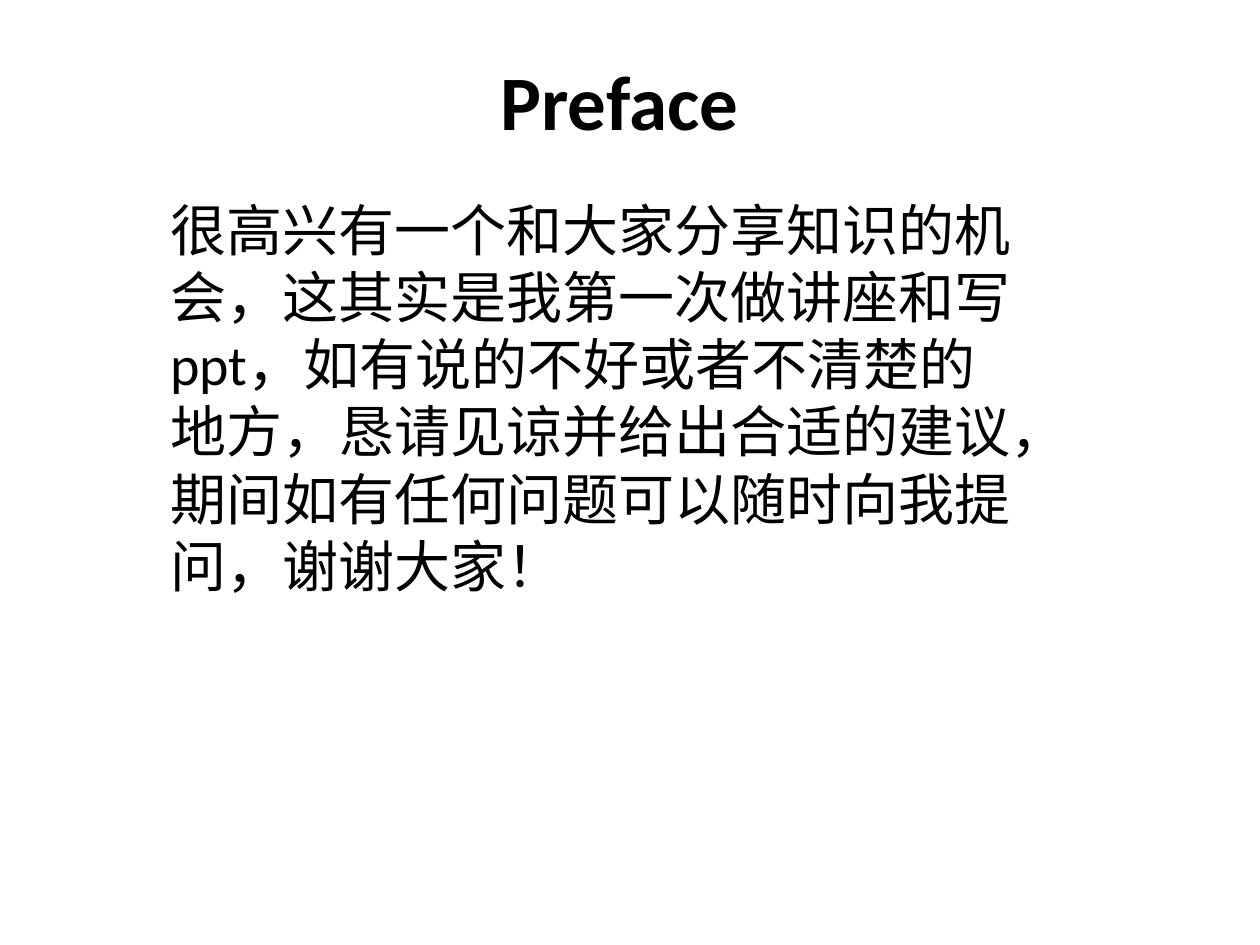
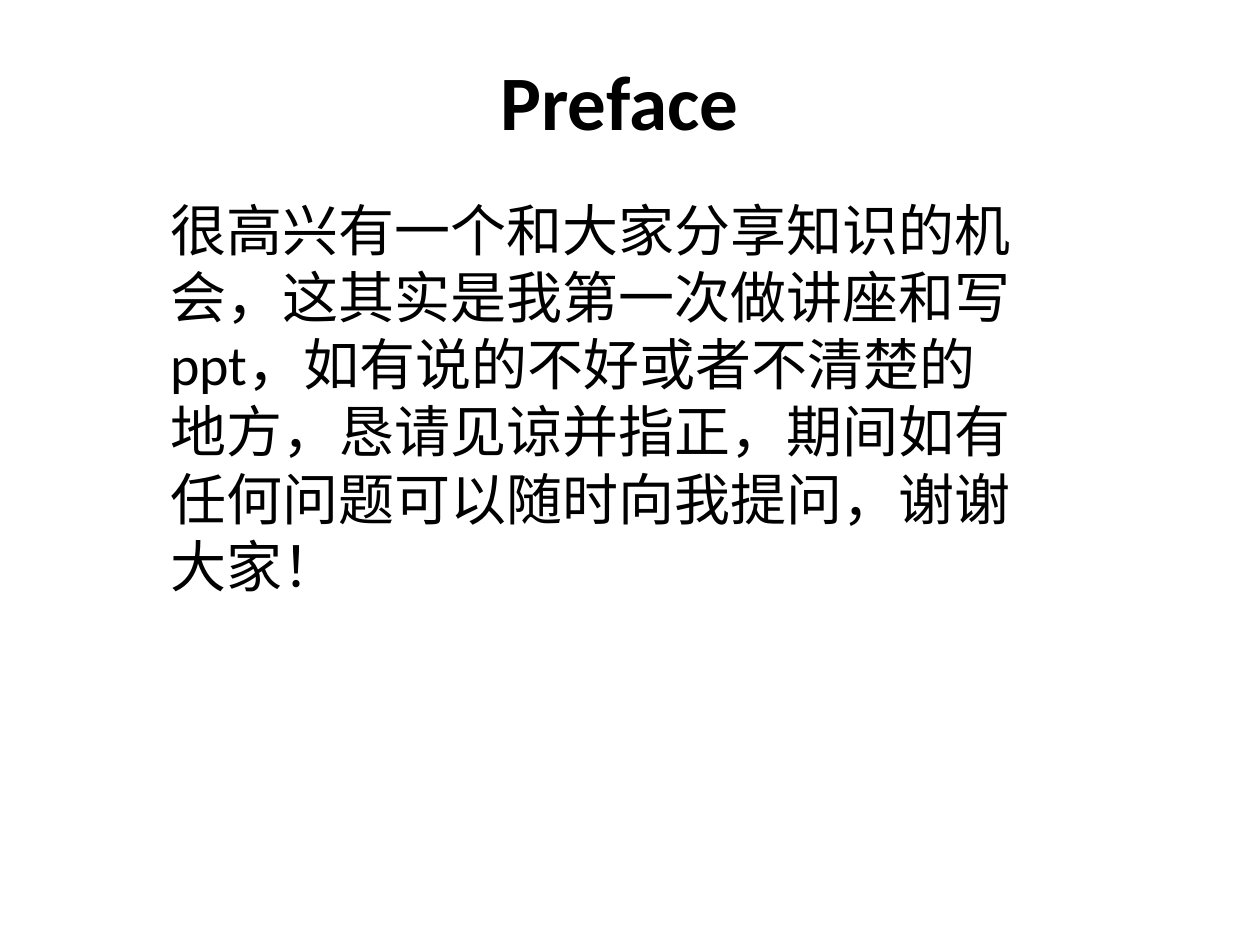
Before and after one commit to pear171902790/Html5, a slide deck: slide 1 of HTML5.pptx. Drawn at 1260x945 pixels with LibreOffice and Linux fonts; fonts in the diff are those of the drawing. Boxes give left, top, right and bottom in pixels: in the first picture for what was removed or moved away, otherwise in the second. Text is boxed around its words. In the diff, an @@ line names an element or a change of style, - is before the commit and + after.

```diff
--- a/HTML5.pptx
+++ b/HTML5.pptx
@@ subtitle at (170, 203, 1010, 592): text changed @@
-很高兴有一个和大家分享知识的机会，这其实是我第一次做讲座和写ppt，如有说的不好或者不清楚的地方，恳请见谅并给出合适的建议，期间如有任何问题可以随时向我提问，谢谢大家！
+很高兴有一个和大家分享知识的机会，这其实是我第一次做讲座和写ppt，如有说的不好或者不清楚的地方，恳请见谅并指正，期间如有任何问题可以随时向我提问，谢谢大家！
```
Also in this commit, not shown: 4 slides added, 1 slide removed, 35 other files.
